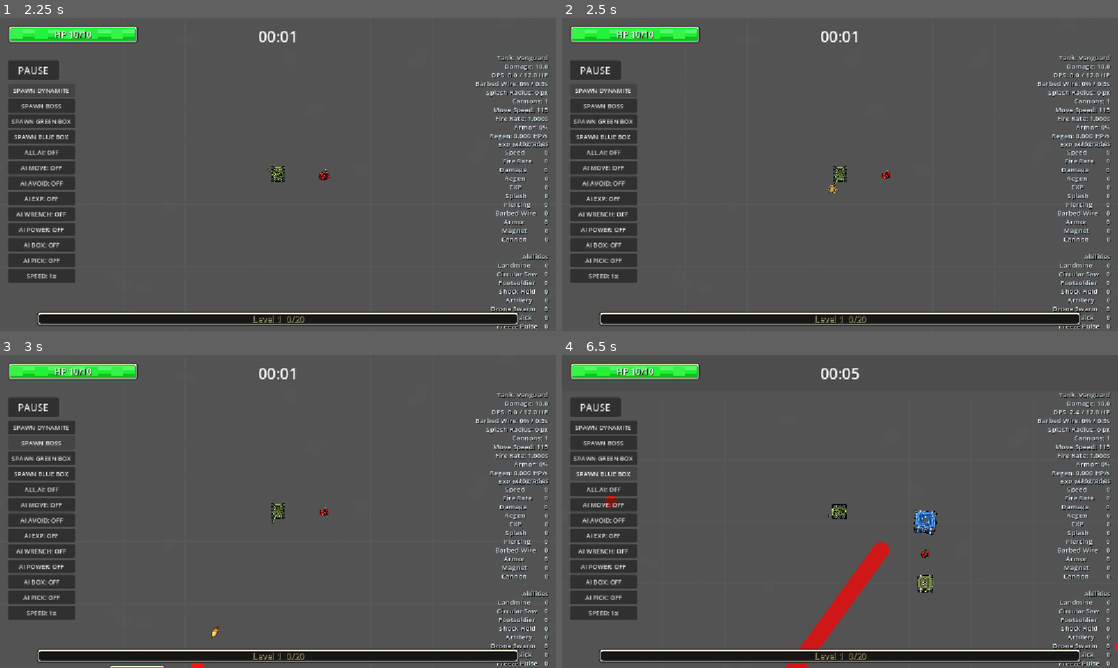
Above: before the commit, frames 1-4 (two rows, left to right).
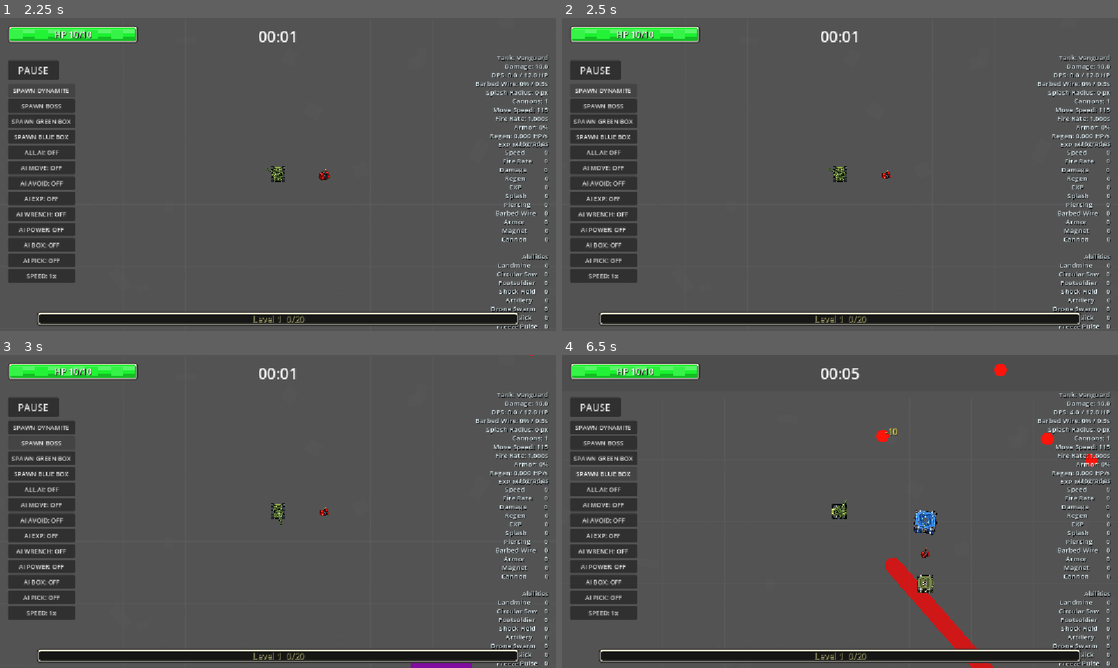
Above: after the commit, the same moments.

Repository: satoshimatos/autonomous-survivor
Game: Godot game, scene res://scenes/core/main_menu.tscn
Two runs of this game, one before a commit and one after it. Both use one fixed random seed, a clock stepped at 60 frames per second and the inputs below.
Inputs:
- Up to frame 1 (2.25 s): click "Play" at 0.5 s; hold W (move_up) 1.28-2 s; click "SPAWN DYNAMITE" at 2 s
- Up to frame 2 (2.5 s): no input
- Up to frame 3 (3 s): click "SPAWN BOSS" at 2.75 s
- Up to frame 4 (6.5 s): click "SPAWN GREEN BOX" at 3.5 s; click "SPAWN BLUE BOX" at 4.25 s; hold W (move_up) 5.03-5.78 s; hold A (move_left) from 5.78 s (still down)

Frame 1 is identical in both runs. In frame 2, less than 0.1% of the frame differs, in the area x 47-52%, y 48-57%; in frame 3, 0.4%; in frame 4, 2.9%, in the area x 7-100%, y 2-100%.

Commit message:
Add elite enemy affixes

Diff:
--- a/scripts/core/main.gd
+++ b/scripts/core/main.gd
@@ -95,6 +95,14 @@
 	{"id": "sprinter", "scene": BOSS_ENEMY, "unlock_seconds": 840.0, "weight": 45.0, "health": 1100, "speed": 34.0, "contact_damage": 6, "exp_drop_count": 42, "exp_drop_min_tier": 2, "color": Color(1.0, 0.38, 0.08, 1.0), "scale": 0.9, "behavior": "sprinter"},
 	{"id": "crusher", "scene": BOSS_ENEMY, "unlock_seconds": 1260.0, "weight": 42.0, "health": 2200, "speed": 15.0, "contact_damage": 11, "exp_drop_count": 52, "exp_drop_min_tier": 3, "color": Color(0.7, 0.08, 0.08, 1.0), "scale": 1.35, "behavior": "crusher"},
 	{"id": "wraith", "scene": BOSS_ENEMY, "unlock_seconds": 1680.0, "weight": 40.0, "health": 1750, "speed": 30.0, "contact_damage": 9, "exp_drop_count": 60, "exp_drop_min_tier": 4, "color": Color(0.72, 0.2, 1.0, 1.0), "scale": 1.02, "behavior": "wraith"},
+]
+
+var enemy_affix_catalog: Array[Dictionary] = [
+	{"id": "hasty", "name": "Hasty", "unlock_seconds": 90.0, "weight": 28.0, "speed_multiplier": 1.45, "health_multiplier": 0.85, "color": Color(1.0, 0.95, 0.16, 1.0)},
+	{"id": "armored", "name": "Armored", "unlock_seconds": 150.0, "weight": 24.0, "speed_multiplier": 0.82, "health_multiplier": 1.85, "scale_multiplier": 1.12, "color": Color(0.62, 0.72, 0.84, 1.0)},
+	{"id": "rich", "name": "Rich", "unlock_seconds": 210.0, "weight": 18.0, "health_multiplier": 1.2, "exp_drop_multiplier": 2.4, "exp_drop_min_tier_bonus": 1, "color": Color(0.46, 1.0, 0.35, 1.0)},
+	{"id": "volatile", "name": "Volatile", "unlock_seconds": 300.0, "weight": 16.0, "speed_multiplier": 1.18, "health_multiplier": 0.9, "death_effect": "volatile", "death_radius": 92.0, "death_damage": 34.0, "color": Color(1.0, 0.18, 0.08, 1.0)},
+	{"id": "splitting", "name": "Splitting", "unlock_seconds": 420.0, "weight": 14.0, "health_multiplier": 1.35, "death_effect": "split", "split_count": 2, "split_health": 8, "split_speed": 82.0, "color": Color(0.95, 0.36, 1.0, 1.0)},
 ]
 
 const MAGNET_DURATION: float = 5.0
@@ -142,6 +150,10 @@
 const PURPLE_ORB_TIER: int = 3
 const VIOLET_ORB_TIER: int = 4
 const BOSS_ARENA_INSET: float = 80.0
+const ELITE_CHANCE_START_SECONDS: float = 90.0
+const ELITE_CHANCE_FULL_SECONDS: float = 900.0
+const ELITE_CHANCE_MAX: float = 0.18
+const ELITE_SPLIT_ACTIVE_ENEMY_CAP: int = 180
 const MOVEMENT_INPUT_ACTIONS: Array[String] = [
 	"move_left",
 	"move_right",
@@ -326,6 +338,7 @@
 
 	if spawn_timer >= spawn_interval:
 		var enemy_config := get_enemy_config_to_spawn()
+		enemy_config = apply_random_elite_affix(enemy_config)
 		spawn_enemy(enemy_config.scene, _on_enemy_defeated, enemy_config)
 		spawn_timer = 0.0
 
@@ -595,6 +608,94 @@
 	return pick_weighted_entry(get_unlocked_weighted_entries(boss_variant_catalog))
 
 
+func apply_random_elite_affix(enemy_config: Dictionary) -> Dictionary:
+	var elite_chance := get_elite_spawn_chance()
+	if randf() > elite_chance:
+		return enemy_config
+
+	var affix := get_affix_config_to_apply()
+	if affix.is_empty():
+		return enemy_config
+
+	var modified_config := enemy_config.duplicate(true)
+	modified_config["elite_affix"] = String(affix.id)
+	modified_config["elite_name"] = String(affix.name)
+	modified_config["health"] = maxi(1, int(ceil(float(modified_config.get("health", RED_ENEMY_BASE_HEALTH)) * float(affix.get("health_multiplier", 1.0)))))
+	modified_config["speed"] = max(1.0, float(modified_config.get("speed", 50.0)) * float(affix.get("speed_multiplier", 1.0)))
+	modified_config["contact_damage"] = maxi(1, int(ceil(float(modified_config.get("contact_damage", 1)) * float(affix.get("damage_multiplier", 1.0)))))
+	modified_config["exp_drop_count"] = maxi(1, int(ceil(float(modified_config.get("exp_drop_count", 1)) * float(affix.get("exp_drop_multiplier", 1.0)))))
+	modified_config["exp_drop_min_tier"] = clampi(int(modified_config.get("exp_drop_min_tier", BLUE_ORB_TIER)) + int(affix.get("exp_drop_min_tier_bonus", 0)), BLUE_ORB_TIER, VIOLET_ORB_TIER)
+	modified_config["scale"] = float(modified_config.get("scale", 1.0)) * float(affix.get("scale_multiplier", 1.0))
+	modified_config["color"] = blend_elite_color(modified_config.get("color", Color.WHITE) as Color, affix.get("color", Color.WHITE) as Color)
+
+	var death_effect := String(affix.get("death_effect", ""))
+	if death_effect != "":
+		modified_config["death_payload"] = build_elite_death_payload(modified_config, affix)
+
+	return modified_config
+
+
+func get_elite_spawn_chance() -> float:
+	if run_time < ELITE_CHANCE_START_SECONDS:
+		return 0.0
+
+	var progress: float = clamp((run_time - ELITE_CHANCE_START_SECONDS) / (ELITE_CHANCE_FULL_SECONDS - ELITE_CHANCE_START_SECONDS), 0.0, 1.0)
+	return lerpf(0.02, ELITE_CHANCE_MAX, progress)
+
+
+func get_affix_config_to_apply() -> Dictionary:
+	var entries: Array[Dictionary] = []
+	for affix in enemy_affix_catalog:
+		if run_time < float(affix.get("unlock_seconds", 0.0)):
+			continue
+		entries.append({"config": affix, "weight": float(affix.get("weight", 0.0))})
+	if entries.is_empty():
+		return {}
+	return pick_weighted_entry(entries)
+
+
+func blend_elite_color(base_color: Color, affix_color: Color) -> Color:
+	if base_color == Color.WHITE:
+		return affix_color
+	return base_color.lerp(affix_color, 0.48)
+
+
+func build_elite_death_payload(enemy_config: Dictionary, affix: Dictionary) -> Dictionary:
+	var effect := String(affix.get("death_effect", ""))
+	match effect:
+		"volatile":
+			return {
+				"effect": "volatile",
+				"radius": float(affix.get("death_radius", 90.0)),
+				"damage": float(affix.get("death_damage", 30.0)),
+			}
+		"split":
+			return {
+				"effect": "split",
+				"count": int(affix.get("split_count", 2)),
+				"scene": enemy_config.scene,
+				"config": build_split_child_config(enemy_config, affix),
+			}
+	return {}
+
+
+func build_split_child_config(enemy_config: Dictionary, affix: Dictionary) -> Dictionary:
+	var child_config := enemy_config.duplicate(true)
+	child_config.erase("death_payload")
+	child_config.erase("elite_affix")
+	child_config.erase("elite_name")
+	child_config["id"] = "%s_split" % String(enemy_config.get("id", "enemy"))
+	child_config["health"] = int(affix.get("split_health", 8))
+	child_config["speed"] = float(affix.get("split_speed", 82.0))
+	child_config["contact_damage"] = 1
+	child_config["exp_drop_count"] = 1
+	child_config["exp_drop_min_tier"] = BLUE_ORB_TIER
+	child_config["scale"] = max(float(enemy_config.get("scale", 1.0)) * 0.58, 0.42)
+	child_config["color"] = Color(0.92, 0.38, 1.0, 1.0)
+	child_config["movement_style"] = "weaver"
+	return child_config
+
+
 func get_unlocked_weighted_entries(catalog: Array[Dictionary]) -> Array[Dictionary]:
 	var entries: Array[Dictionary] = []
 	for config in catalog:
@@ -631,12 +732,13 @@
 	return weighted_entries.back().config
 
 
-func _on_enemy_defeated(enemy_position: Vector2, exp_drop_count: int = 1, exp_drop_min_tier: int = BLUE_ORB_TIER) -> void:
+func _on_enemy_defeated(enemy_position: Vector2, exp_drop_count: int = 1, exp_drop_min_tier: int = BLUE_ORB_TIER, death_payload: Dictionary = {}) -> void:
 	enemies_defeated += 1
 	var mass_damage_active := dynamite_blast_active or splash_blast_active
 
 	if not mass_damage_active:
 		spawn_enemy_death_burst.call_deferred(enemy_position)
+		apply_elite_death_payload.call_deferred(enemy_position, death_payload)
 
 	if mass_damage_active:
 		queue_exp_drops(enemy_position, exp_drop_count, exp_drop_min_tier)
@@ -646,6 +748,48 @@
 	if not mass_damage_active:
 		try_drop_dynamite.call_deferred(enemy_position)
 		try_drop_wrench.call_deferred(enemy_position)
+
+
+func apply_elite_death_payload(enemy_position: Vector2, death_payload: Dictionary) -> void:
+	if death_payload.is_empty():
+		return
+
+	match String(death_payload.get("effect", "")):
+		"volatile":
+			apply_volatile_elite_death(enemy_position, float(death_payload.get("radius", 90.0)), float(death_payload.get("damage", 30.0)))
+		"split":
+			spawn_split_elite_children(enemy_position, death_payload)
+
+
+func apply_volatile_elite_death(enemy_position: Vector2, radius: float, damage: float) -> void:
+	splash_blast_active = true
+	for enemy in get_tree().get_nodes_in_group("Enemy"):
+		if not is_instance_valid(enemy) or enemy.global_position.distance_to(enemy_position) > radius:
+			continue
+		if enemy.has_method("hit"):
+			enemy.hit(damage, false)
+	splash_blast_active = false
+	spawn_particle_burst.call_deferred(self, enemy_position, 18, Color(1.0, 0.22, 0.08, 1.0), 230.0, 0.24, Vector2(8.0, 14.0), true)
+
+
+func spawn_split_elite_children(enemy_position: Vector2, death_payload: Dictionary) -> void:
+	var child_count: int = mini(int(death_payload.get("count", 2)), 3)
+	if child_count <= 0:
+		return
+	if get_active_enemy_count() >= ELITE_SPLIT_ACTIVE_ENEMY_CAP:
+		return
+
+	var child_scene: PackedScene = death_payload.get("scene", ENEMY) as PackedScene
+	var child_config: Dictionary = death_payload.get("config", {}) as Dictionary
+	for i in range(child_count):
+		if get_active_enemy_count() >= ELITE_SPLIT_ACTIVE_ENEMY_CAP:
+			return
+		var child = spawn_enemy(child_scene, _on_enemy_defeated, child_config)
+		child.global_position = enemy_position + Vector2.RIGHT.rotated((TAU / float(child_count)) * float(i) + randf_range(-0.35, 0.35)) * randf_range(14.0, 28.0)
+
+
+func get_active_enemy_count() -> int:
+	return get_tree().get_nodes_in_group("Enemy").size()
 
 
 func _on_boss_defeated(enemy_position: Vector2, exp_drop_count: int = 30, exp_drop_min_tier: int = BLUE_ORB_TIER) -> void:
--- a/scripts/enemies/enemy.gd
+++ b/scripts/enemies/enemy.gd
@@ -1,6 +1,6 @@
 extends Area2D
 
-signal defeated(enemy_position: Vector2, exp_drop_count: int, exp_drop_min_tier: int)
+signal defeated(enemy_position: Vector2, exp_drop_count: int, exp_drop_min_tier: int, death_payload: Dictionary)
 
 @export var base_speed: float = 50.0
 @export var health: int = 14
@@ -23,6 +23,7 @@
 var movement_timer: float = 0.0
 var slow_timer: float = 0.0
 var slow_multiplier: float = 1.0
+var death_payload: Dictionary = {}
 
 @onready var mesh_instance: MeshInstance2D = $MeshInstance2D
 @onready var collision_shape: CollisionShape2D = $CollisionShape2D
@@ -67,6 +68,7 @@
 	movement_style = String(config.get("movement_style", movement_style))
 	variant_color = config.get("color", Color.WHITE) as Color
 	variant_scale = float(config.get("scale", 1.0))
+	death_payload = config.get("death_payload", {}) as Dictionary
 	if is_node_ready():
 		base_health = health
 		max_health = health
@@ -143,7 +145,7 @@
 
 	if health <= 0:
 		is_defeated = true
-		defeated.emit(global_position, exp_drop_count, exp_drop_min_tier)
+		defeated.emit(global_position, exp_drop_count, exp_drop_min_tier, death_payload)
 		queue_free()
 
 	return actual_damage
Not shown, changed: BACKLOG.md
Not shown, changed: README.md
